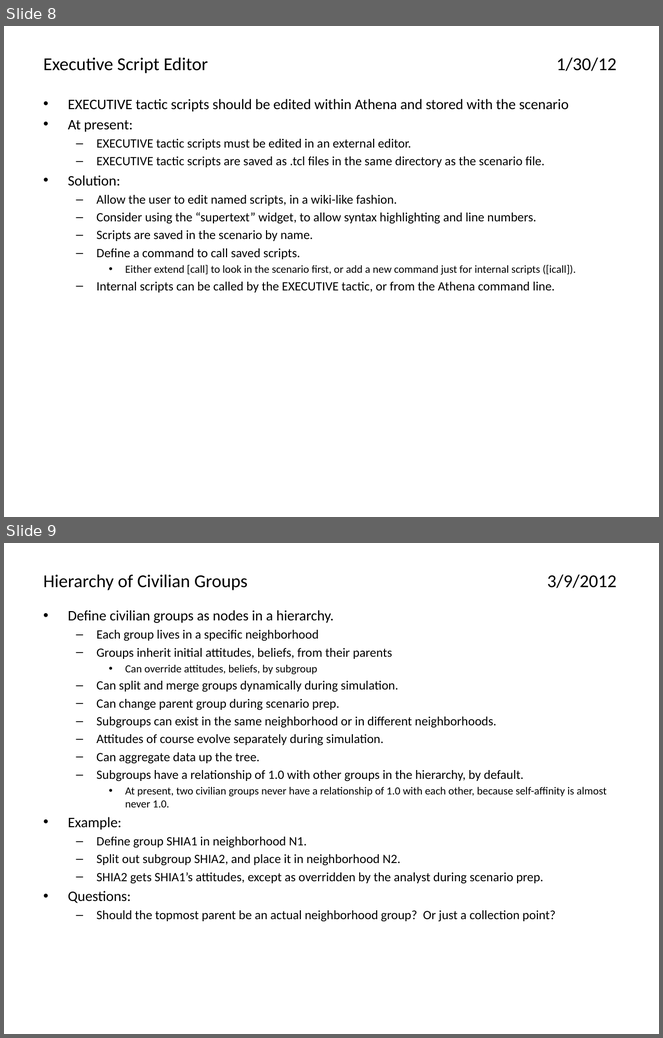
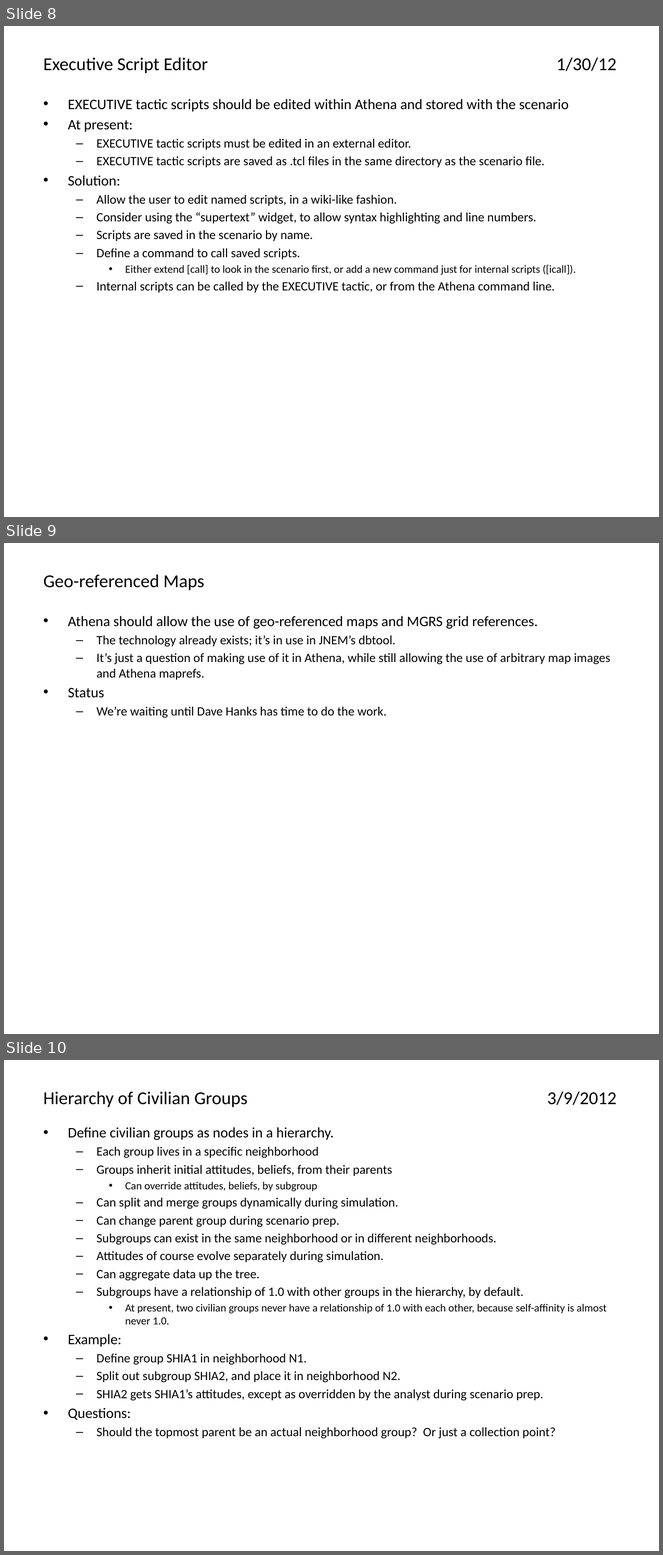
Before and after one commit to AthenaModel/athena-legacy, a slide deck: docs/dev/ideas.pptx. Shown one above the other, each under a label of ours: slides 8 and 9 before the commit, slides 8, 9 and 10 after it. The pictures are 663x1038 and 663x1555 pixels, drawn with LibreOffice and Linux fonts; fonts in the diff are those of the drawing. Boxes give left, top, right and bottom in pixels: in the first picture for what was removed or moved away, otherwise in the second. Text is boxed around its words. In the diff, an @@ line names an element or a change of style, - is before the commit and + after.

```diff
--- a/docs/dev/ideas.pptx
+++ b/docs/dev/ideas.pptx
@@ slide 9 added at (x1=4, y1=543, x2=659, y2=1034), background #FFFFFF @@
@@ title added at (x1=44, y1=574, x2=205, y2=590), 20 pt, text #000000 @@
+Geo-referenced Maps
@@ text added at (x1=68, y1=616, x2=610, y2=718), 14 pt, text #000000 @@
+• Athena should allow the use of geo-referenced maps and MGRS grid references.
+  – The technology already exists; it’s in use in JNEM’s dbtool.
+  – It’s just a question of making use of it in Athena, while still allowing the use of arbitrary map images and Athena maprefs.
+• Status
+  – We’re waiting until Dave Hanks has time to do the work.
@@ what was slide 9 is now slide 10 @@
```
Also in this commit, not shown: 2 other slides added.
